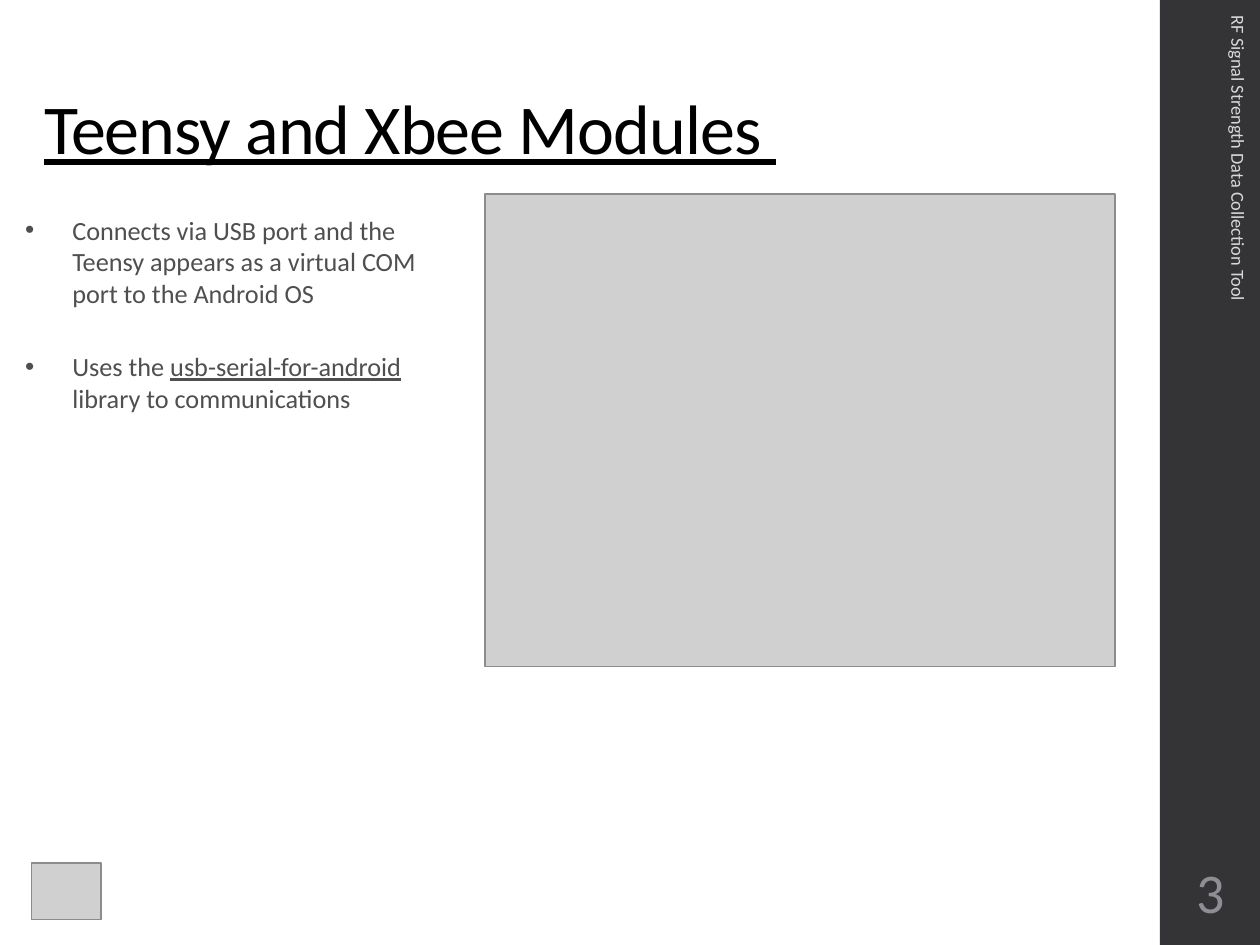
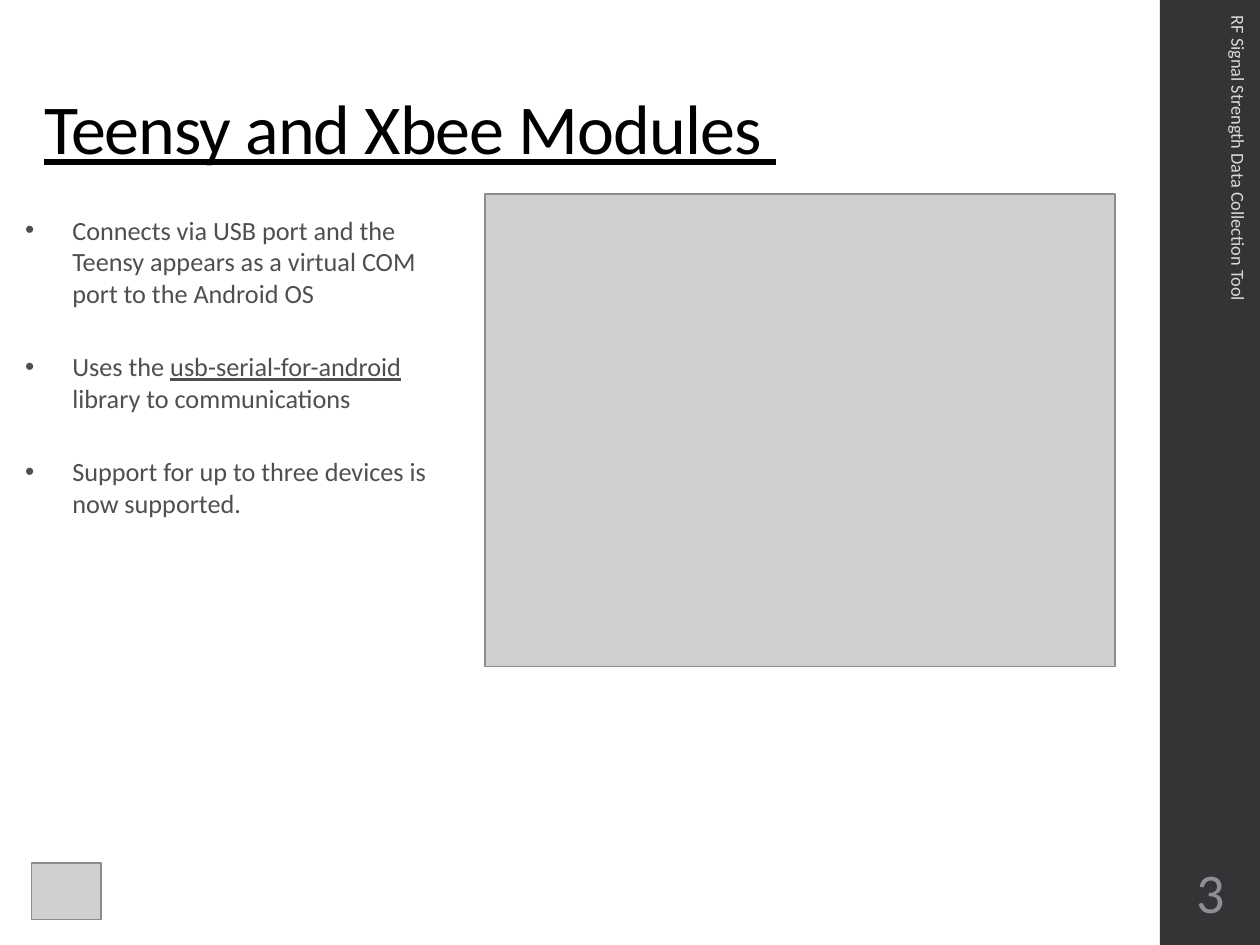
Before and after one commit to CourseReps/ECEN489-Spring2016, a slide deck: slide 4 of Students/johnlusher/Project_3/ECEN689_Project_3_John_Lusher.pptx. Drawn at 1260x945 pixels with LibreOffice and Linux fonts; fonts in the diff are those of the drawing; grey boxes stand for pictures. Boxes give left, top, right and bottom in pixels: in the first picture for what was removed or moved away, otherwise in the second. Text is boxed around its words. In the diff, an @@ line names an element or a change of style, - is before the commit and + after.

```diff
--- a/Students/johnlusher/Project_3/ECEN689_Project_3_John_Lusher.pptx
+++ b/Students/johnlusher/Project_3/ECEN689_Project_3_John_Lusher.pptx
@@ text at (x1=72, y1=463, x2=426, y2=517): paragraph added @@
+• Support for up to three devices is now supported.
```
Also in this commit, not shown: 1 other slide changed, 1 other file.
